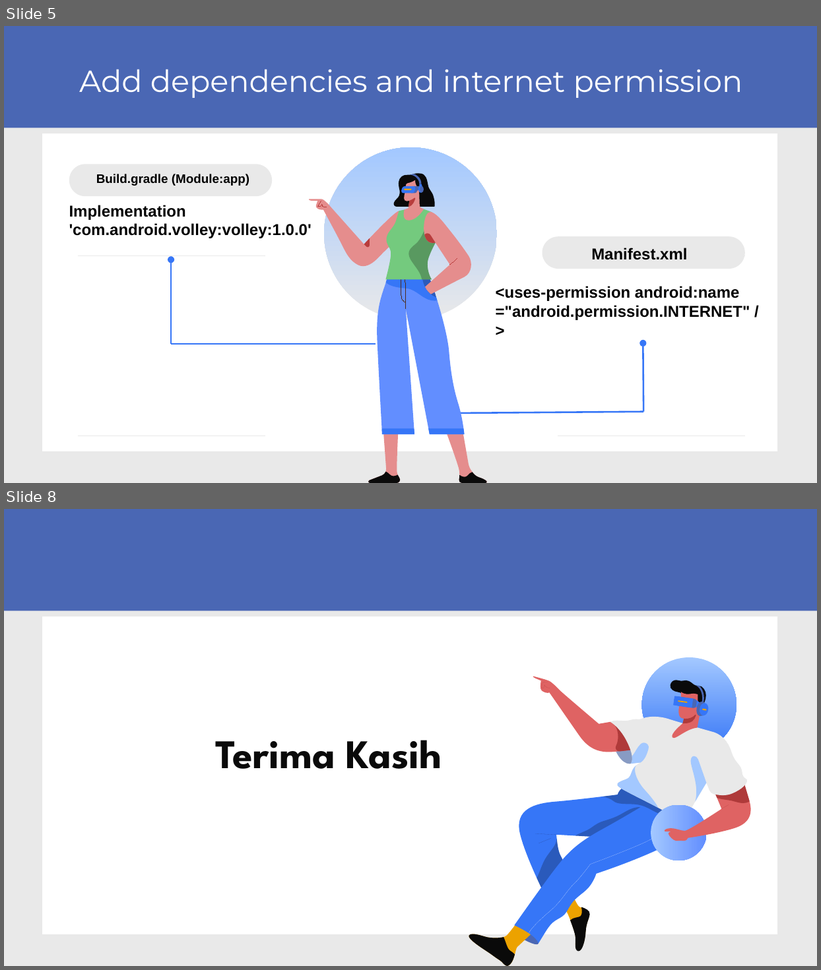
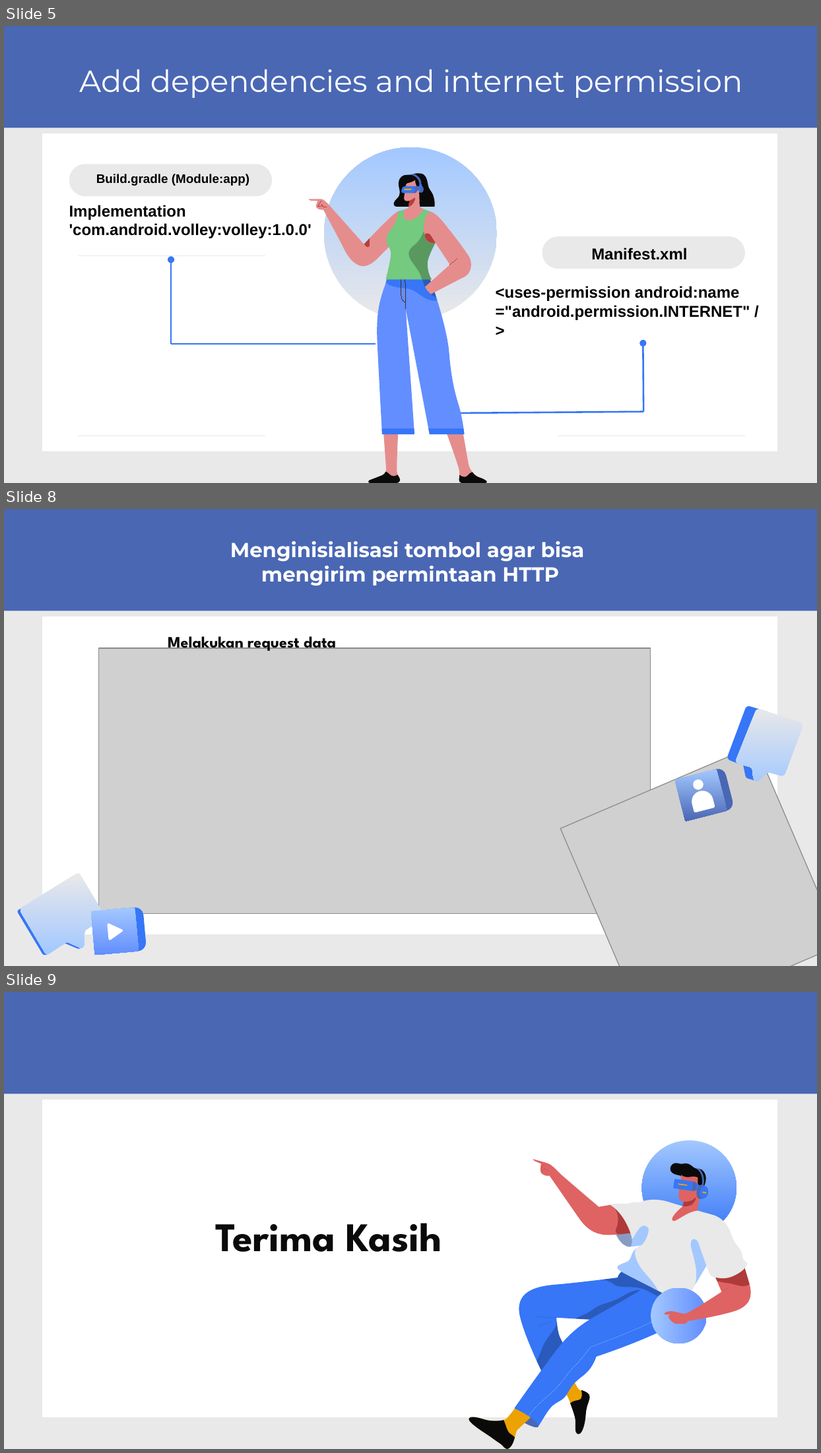
Before and after one commit to GaniFR/KS5-Volley-Example, a slide deck: VOLLEY_KELOMPOK 2.pptx. Shown one above the other, each under a label of ours: slides 5 and 8 before the commit, slides 5, 8 and 9 after it; the slides between them are not shown. The pictures are 821x970 and 821x1453 pixels, drawn with LibreOffice and Linux fonts; fonts in the diff are those of the drawing; grey boxes stand for pictures. Boxes give left, top, right and bottom in pixels: in the first picture for what was removed or moved away, otherwise in the second. Text is boxed around its words. In the diff, an @@ line names an element or a change of style, - is before the commit and + after.

```diff
--- a/VOLLEY_KELOMPOK 2.pptx
+++ b/VOLLEY_KELOMPOK 2.pptx
@@ slide 8 added at [4, 509, 817, 966], background #E9E9E9; not listed: 2 template elements that a slide beside it also shows @@
@@ title added at [230, 541, 585, 586], 18 pt, text #FFFFFF, bold @@
+Menginisialisasi tombol agar bisa
+mengirim permintaan HTTP
@@ text added at [168, 632, 336, 653], 14 pt, text #0A0A0A, bold @@
+Melakukan request data
@@ picture added at [99, 648, 650, 914] @@
@@ freeform shape added at [725, 705, 768, 782], fill #3676F7 @@
@@ freeform shape added at [733, 707, 805, 787], fill gradient #E9E9E9 to #A3C8FF @@
@@ picture added at [561, 745, 817, 966] @@
@@ group added at [675, 767, 735, 822]: 4 freeform shapes @@
@@ freeform shape added at [20, 873, 105, 955], fill gradient #E9E9E9 to #A3C8FF @@
@@ freeform shape added at [17, 906, 81, 955], fill #3676F7 @@
@@ freeform shape added at [90, 908, 139, 956], fill gradient #A3C8FF to #628EFF @@
@@ freeform shape added at [99, 907, 147, 955], fill #3676F7 @@
@@ freeform shape added at [108, 922, 124, 941], fill #FFFFFF @@
@@ what was slide 8 is now slide 9 @@
```
Also in this commit, not shown: 2 slides changed, 1 other slide added, 1 slide removed.
